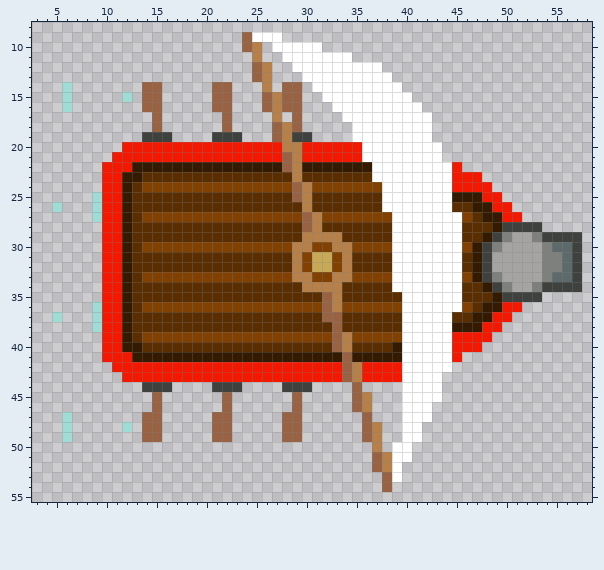
Edited in one commit: pixel-art sprite (Unreal/Content/ship1_1.png). The picture above was drawn from the file before the commit.
The file is 192x192 pixels, drawn in blocks of 3x3; one block is one cell here. Shown: x 3..58, y 8..55.
The same view after the edit:
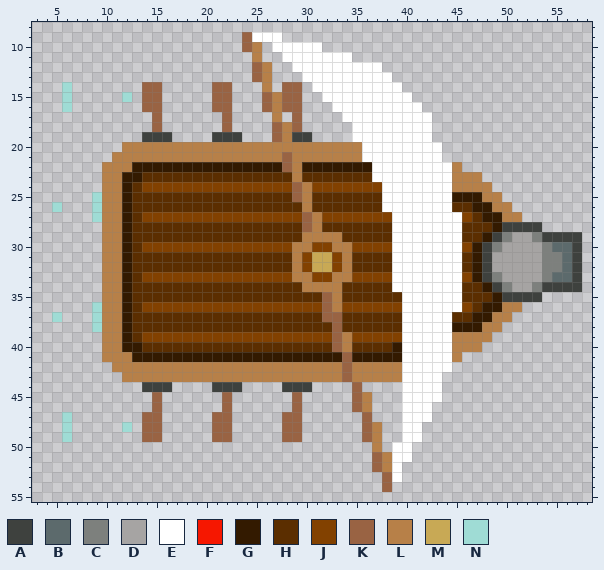
Palette (. is transparent): A #3e413e  B #5c6a6c  C #7d807d  D #a6a4a3  E #ffffff  F #f61700  G #331a00  H #5b2e00  J #824100  K #996343  L #b78048  M #c8a955  N #9fdcd5
The edit:
@@ x 3..58 @@
 19 ...........AAA....AAA...KLAA....EEEEEEEE................
-20 .........FFFFFFFFFFFFFFFFLLFFFFFFEEEEEEEE...............
-21 ........FFFFFFFFFFFFFFFFFKLFFFFFFEEEEEEEE...............
-22 .......FFFGGGGGGGGGGGGGGGKLGGGGGGGEEEEEEEEF.............
-23 .......FFGGHHHHHHHHHHHHHHHLHHHHHHHEEEEEEEEFFF...........
-24 .......FFGHJJJJJJJJJJJJJJJKLJJJJJJJEEEEEEEFFFF..........
-25 ......NFFGHHHHHHHHHHHHHHHHKLHHHHHHHEEEEEEEGGGFF.........
-26 ..N...NFFGHHHHHHHHHHHHHHHHHLHHHHHHHEEEEEEEHHGGFF........
-27 ......NFFGHJJJJJJJJJJJJJJJJKLJJJJJJJEEEEEEEJHGGFF.......
-28 .......FFGHHHHHHHHHHHHHHHHHKLHHHHHHHEEEEEEEHHHGAAAA.....
-29 .......FFGHHHHHHHHHHHHHHHHHLLLLHHHHHEEEEEEEHHGACDDCAAAA.
-30 .......FFGHJJJJJJJJJJJJJJJLLJJLLJJJJEEEEEEEJGACDDDDCBBA.
-31 .......FFGHHHHHHHHHHHHHHHHLJMMJLHHHHEEEEEEEHGADDDDDCCBA.
-32 .......FFGHHHHHHHHHHHHHHHHLJMMJLHHHHEEEEEEEHGADDDDDCCBA.
-33 .......FFGHJJJJJJJJJJJJJJJLLJJLLJJJJEEEEEEEJGACDDDDCBBA.
-34 .......FFGHHHHHHHHHHHHHHHHHLLLLHHHHHEEEEEEEHHGACDDCAAAA.
-35 .......FFGHHHHHHHHHHHHHHHHHHHKLHHHHHHEEEEEEHHHGAAAA.....
-36 ......NFFGHJJJJJJJJJJJJJJJJJJKLJJJJJJEEEEEEJHGGFF.......
-37 ..N...NFFGHHHHHHHHHHHHHHHHHHHKKHHHHHHEEEEEHHGGFF........
-38 ......NFFGHHHHHHHHHHHHHHHHHHHHKHHHHHHEEEEEGGGFF.........
-39 .......FFGHJJJJJJJJJJJJJJJJJJJKLJJJJJEEEEEFFFF..........
-40 .......FFGGHHHHHHHHHHHHHHHHHHHKLHHHHGEEEEEFFF...........
-41 .......FFFGGGGGGGGGGGGGGGGGGGGGKGGGGGEEEEEF.............
-42 ........FFFFFFFFFFFFFFFFFFFFFFFKLFFFFEEEEE..............
-43 .........FFFFFFFFFFFFFFFFFFFFFFKLFFFFEEEE...............
+20 .........LLLLLLLLLLLLLLLLLLLLLLLLEEEEEEEE...............
+21 ........LLLLLLLLLLLLLLLLLKLLLLLLLEEEEEEEE...............
+22 .......LLLGGGGGGGGGGGGGGGKLGGGGGGGEEEEEEEEL.............
+23 .......LLGGHHHHHHHHHHHHHHHLHHHHHHHEEEEEEEELLL...........
+24 .......LLGHJJJJJJJJJJJJJJJKLJJJJJJJEEEEEEELLLL..........
+25 ......NLLGHHHHHHHHHHHHHHHHKLHHHHHHHEEEEEEEGGGLL.........
+26 ..N...NLLGHHHHHHHHHHHHHHHHHLHHHHHHHEEEEEEEHHGGLL........
+27 ......NLLGHJJJJJJJJJJJJJJJJKLJJJJJJJEEEEEEEJHGGLL.......
+28 .......LLGHHHHHHHHHHHHHHHHHKLHHHHHHHEEEEEEEHHHGAAAA.....
+29 .......LLGHHHHHHHHHHHHHHHHHLLLLHHHHHEEEEEEEHHGACDDCAAAA.
+30 .......LLGHJJJJJJJJJJJJJJJLLJJLLJJJJEEEEEEEJGACDDDDCBBA.
+31 .......LLGHHHHHHHHHHHHHHHHLJMMJLHHHHEEEEEEEHGADDDDDCCBA.
+32 .......LLGHHHHHHHHHHHHHHHHLJMMJLHHHHEEEEEEEHGADDDDDCCBA.
+33 .......LLGHJJJJJJJJJJJJJJJLLJJLLJJJJEEEEEEEJGACDDDDCBBA.
+34 .......LLGHHHHHHHHHHHHHHHHHLLLLHHHHHEEEEEEEHHGACDDCAAAA.
+35 .......LLGHHHHHHHHHHHHHHHHHHHKLHHHHHHEEEEEEHHHGAAAA.....
+36 ......NLLGHJJJJJJJJJJJJJJJJJJKLJJJJJJEEEEEEJHGGLL.......
+37 ..N...NLLGHHHHHHHHHHHHHHHHHHHKKHHHHHHEEEEEHHGGLL........
+38 ......NLLGHHHHHHHHHHHHHHHHHHHHKHHHHHHEEEEEGGGLL.........
+39 .......LLGHJJJJJJJJJJJJJJJJJJJKLJJJJJEEEEELLLL..........
+40 .......LLGGHHHHHHHHHHHHHHHHHHHKLHHHHGEEEEELLL...........
+41 .......LLLGGGGGGGGGGGGGGGGGGGGGKGGGGGEEEEEL.............
+42 ........LLLLLLLLLLLLLLLLLLLLLLLKLLLLLEEEEE..............
+43 .........LLLLLLLLLLLLLLLLLLLLLLKLLLLLEEEE...............
 44 ...........AAA....AAA....AAA....K....EEEE...............
